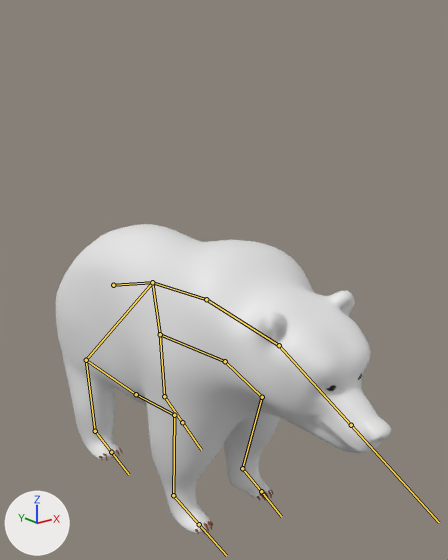
An edit to the FBX model Assets/EnemyFolder/EnemyModels/BearLowPoly.fbx, drawn before and after from the same camera.
The view is the same before and after, from a 50 mm camera at (-3.36, -4.84, 4.11) aimed at (0.17, -0.43, 2.34). The axes (+X, +Y, +Z) are drawn at lower left. The lights are the same throughout. The bones that bend it are drawn over the model as lines.

The first picture shows 'bear', 'claws', 'eyes'.
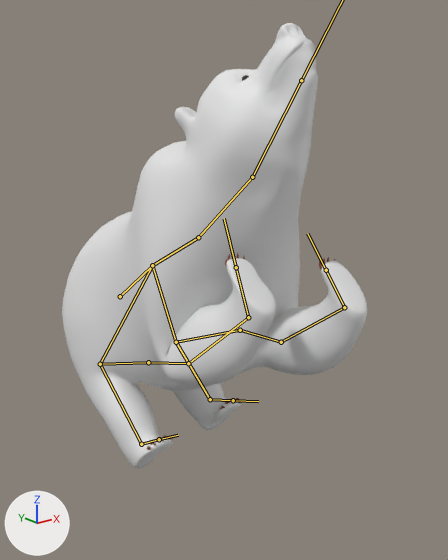
The newer file adds an action. The first version stands in its rest pose; the second is drawn at frame 20 of the action 'Armature|Attacked'.

Pixel boxes (x1, y1, x2, y2) of what changed, in the pictures (448 x 560 px):
'bear', posed (9% narrower, 44% taller): before (56, 224, 391, 533); after (62, 23, 367, 469)
'claws', posed: before (99, 448, 273, 534); after (147, 253, 335, 450)
'eyes', posed: before (327, 373, 362, 391); after (242, 75, 249, 81)
bone 'Bone', root to tip: before (113, 285) to (152, 282); after (120, 296) to (152, 265)
bone 'Bone.001', root to tip: before (152, 282) to (206, 299); after (152, 265) to (198, 237)
bone 'Bone.009', root to tip: before (206, 299) to (279, 345); after (198, 237) to (252, 177)
bone 'Bone.010', root to tip: before (279, 345) to (351, 425); after (252, 177) to (301, 80)
bone 'Bone.003', root to tip: before (160, 334) to (164, 396); after (176, 342) to (210, 399)
bone 'Bone.007', root to tip: before (262, 397) to (242, 468); after (281, 342) to (344, 307)
bone 'Bone.012', root to tip: before (86, 360) to (95, 431); after (100, 364) to (141, 444)
bone 'Bone.016', root to tip: before (174, 415) to (173, 495); after (188, 363) to (248, 317)

The edits, one by one:
Bone 'Bone' (bone_bone) moves from (0.0, 0.0, 0.0) to (-0.146, 0.108, 0.005).
Bone 'Bone' (bone_bone) turns from (0, 0, 0) to (0, 1, -19) degrees about its own x, y and z.
Bone 'Bone.001' (bone_bone_001) turns from (0, 0, 0) to (0, -1, -8) degrees about its own x, y and z.
Bone 'Bone.009' (bone_bone_009) turns from (0, 0, 0) to (0, -1, -21) degrees about its own x, y and z.
Bone 'Bone.010' (bone_bone_010) turns from (0, 0, 0) to (2, 4, -34) degrees about its own x, y and z.
Bone 'Bone.003' (bone_bone_003) turns from (0, 0, 0) to (0, 0, -30) degrees about its own x, y and z.
Bone 'Bone.007' (bone_bone_007) turns from (0, 0, 0) to (-4, 2, -121) degrees about its own x, y and z.
Bone 'Bone.012' (bone_bone_012) turns from (0, 0, 0) to (21, -6, 19) degrees about its own x, y and z.
Bone 'Bone.016' (bone_bone_016) turns from (0, 0, 0) to (81, 44, -56) degrees about its own x, y and z.
